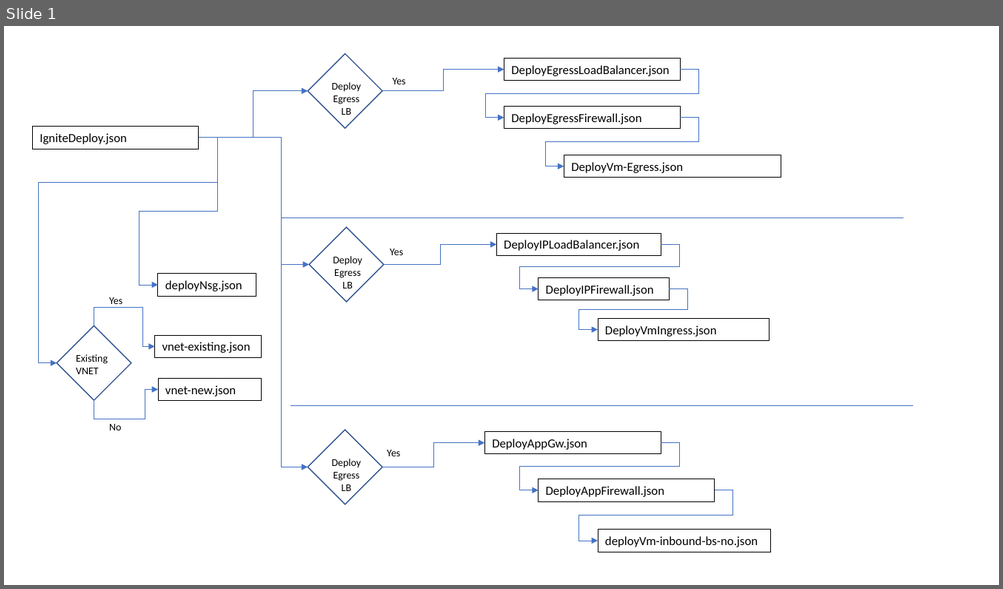
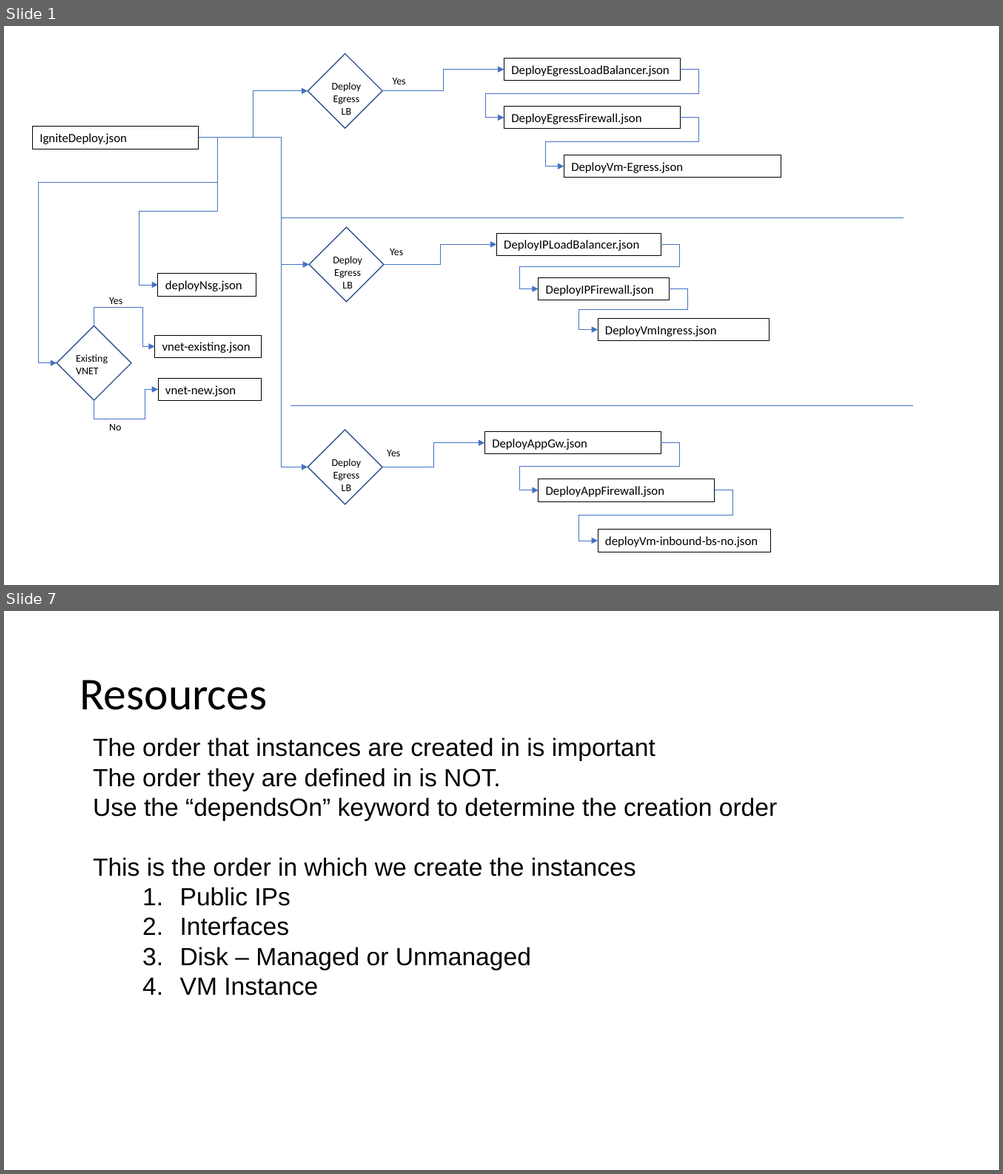
Before and after one commit to jharris10/azure-svcs-hub, a slide deck: template structure.pptx. Shown one above the other, each under a label of ours: slide 1 before the commit, slides 1 and 7 after it; the slides between them are not shown. The pictures are 1003x589 and 1003x1174 pixels, drawn with LibreOffice and Linux fonts; fonts in the diff are those of the drawing. Boxes give left, top, right and bottom in pixels: in the first picture for what was removed or moved away, otherwise in the second. Text is boxed around its words. In the diff, an @@ line names an element or a change of style, - is before the commit and + after.

```diff
--- a/template structure.pptx
+++ b/template structure.pptx
@@ slide 7 added at <box>4,611,999,1170</box>, background #FFFFFF @@
@@ title added at <box>79,680,267,710</box>, 44 pt, text #000000 @@
+Resources
@@ text added at <box>93,738,777,996</box>, 24 pt, text #000000 @@
+The order that instances are created in is important
+The order they are defined in is NOT.
+Use the “dependsOn” keyword to determine the creation order
+This is the order in which we create the instances
+  1. Public IPs
+  2. Interfaces
+  3. Disk – Managed or Unmanaged
+  4. VM Instance
```
Also in this commit, not shown: 10 other slides added.
